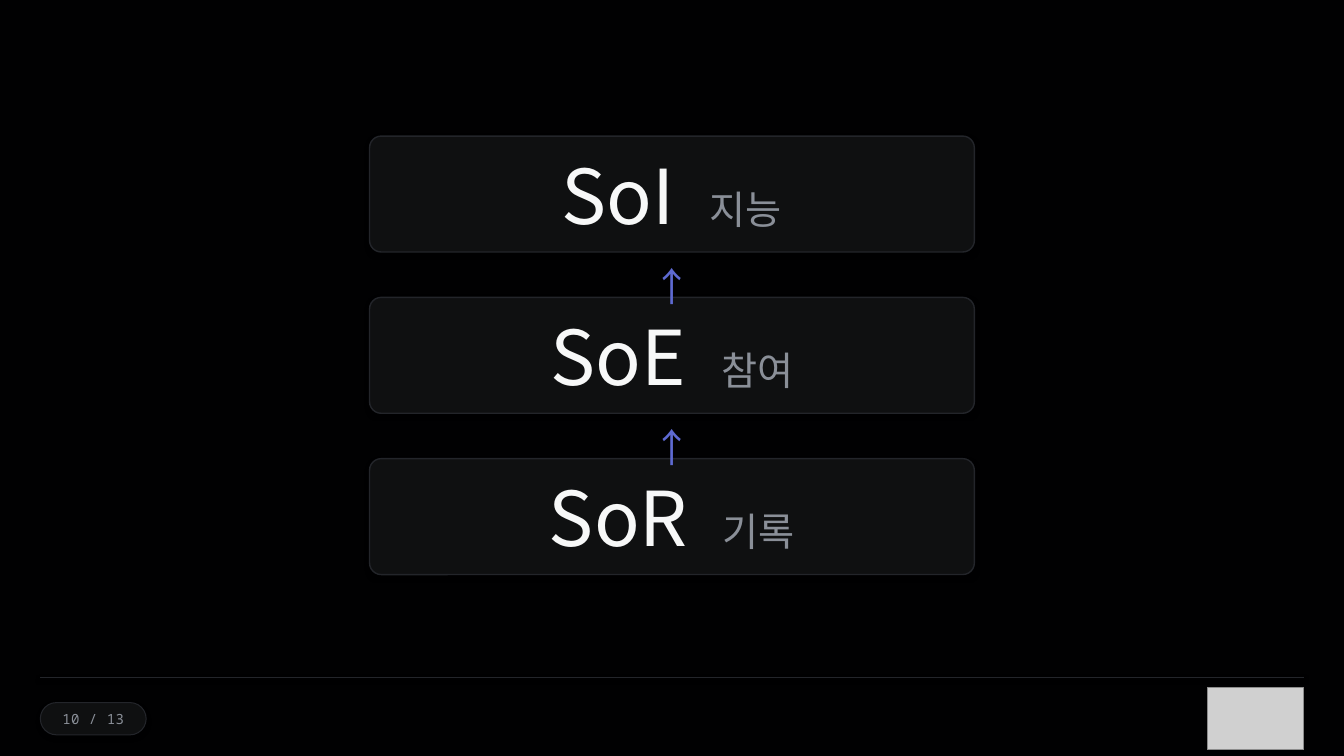
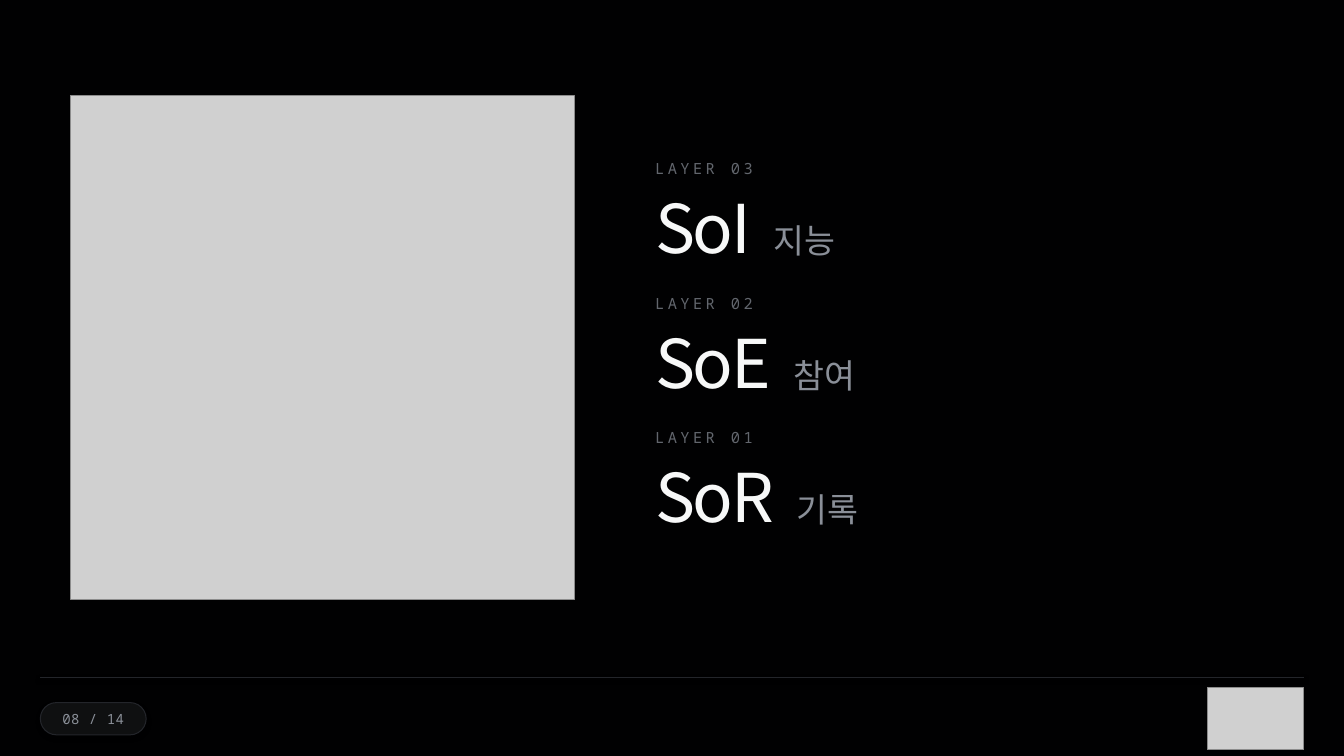
Before and after one commit to ssodcompany/edu-agent, a slide deck: slide 8 of lectures/03_sor_framework/BNI_SoR_v10.pptx (slide 10 before the commit). Drawn at 1344x756 pixels with LibreOffice and Linux fonts; fonts in the diff are those of the drawing; grey boxes stand for pictures. Boxes give left, top, right and bottom in pixels: in the first picture for what was removed or moved away, otherwise in the second. Text is boxed around its words. In the diff, an @@ line names an element or a change of style, - is before the commit and + after.

```diff
--- a/lectures/03_sor_framework/BNI_SoR_v10.pptx
+++ b/lectures/03_sor_framework/BNI_SoR_v10.pptx
@@ picture added at <box>71,96,575,600</box> @@
@@ fill #0F1011 to none; outline #23252A 1 pt to none; shadow off in 3 elements at <box>655,432,859,525</box>, <box>655,298,855,391</box>, <box>655,163,836,256</box> @@
@@ text at <box>655,163,753,174</box>: paragraph added @@
+LAYER 03
@@ text "LAYER 03": place and size @@
-text "LAYER 03" at <box>370,136,975,252</box>
+text "LAYER 03" at <box>655,163,836,256</box>
@@ text at <box>655,203,836,256</box>: size 54 to 48 pt, letter spacing 0 to -1.7 pt in "SoI"; size 28 to 24 pt in "지능"; alignment centre to left; more space between paragraphs @@
@@ text removed at <box>370,257,975,292</box> @@
-↑
@@ text at <box>655,298,753,309</box>: paragraph added @@
+LAYER 02
@@ text "LAYER 02": place and size @@
-text "LAYER 02" at <box>370,297,975,413</box>
+text "LAYER 02" at <box>655,298,855,391</box>
@@ text at <box>655,338,855,391</box>: size 54 to 48 pt, letter spacing 0 to -1.7 pt in "SoE"; size 28 to 24 pt in "참여"; alignment centre to left; more space between paragraphs @@
@@ text removed at <box>370,418,975,454</box> @@
-↑
@@ text at <box>655,432,753,443</box>: paragraph added @@
+LAYER 01
@@ text "LAYER 01": place and size @@
-text "LAYER 01" at <box>370,459,975,575</box>
+text "LAYER 01" at <box>655,432,859,525</box>
@@ text at <box>655,472,859,525</box>: size 54 to 48 pt, letter spacing 0 to -1.7 pt in "SoR"; size 28 to 24 pt in "기록"; alignment centre to left; more space between paragraphs @@
@@ text in rounded rectangle at <box>62,714,124,724</box>: text changed @@
-10 / 13
+08 / 14
```
Also in this commit, not shown: 10 other slides changed, 1 slide added, 24 other files.
